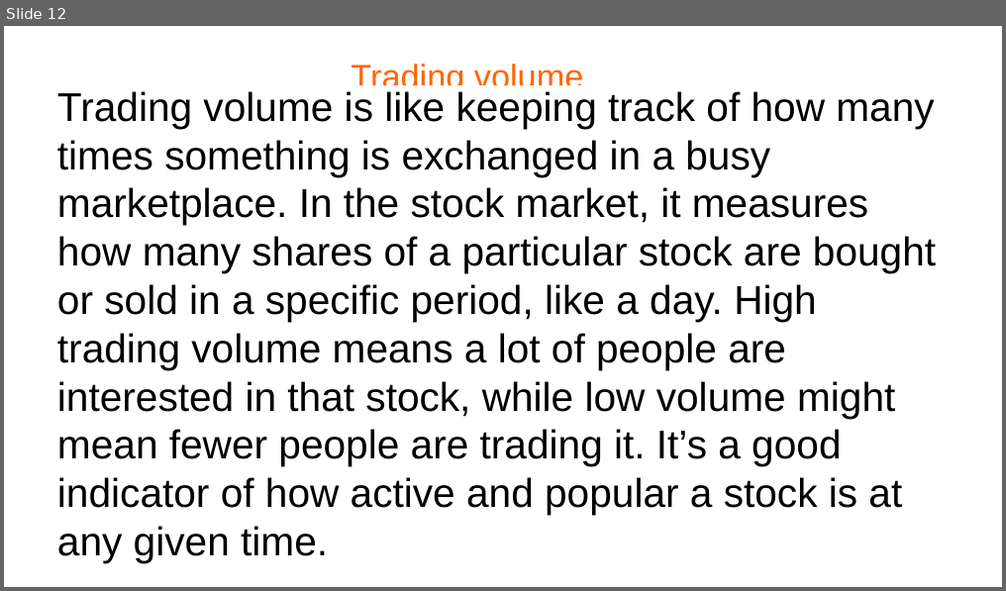
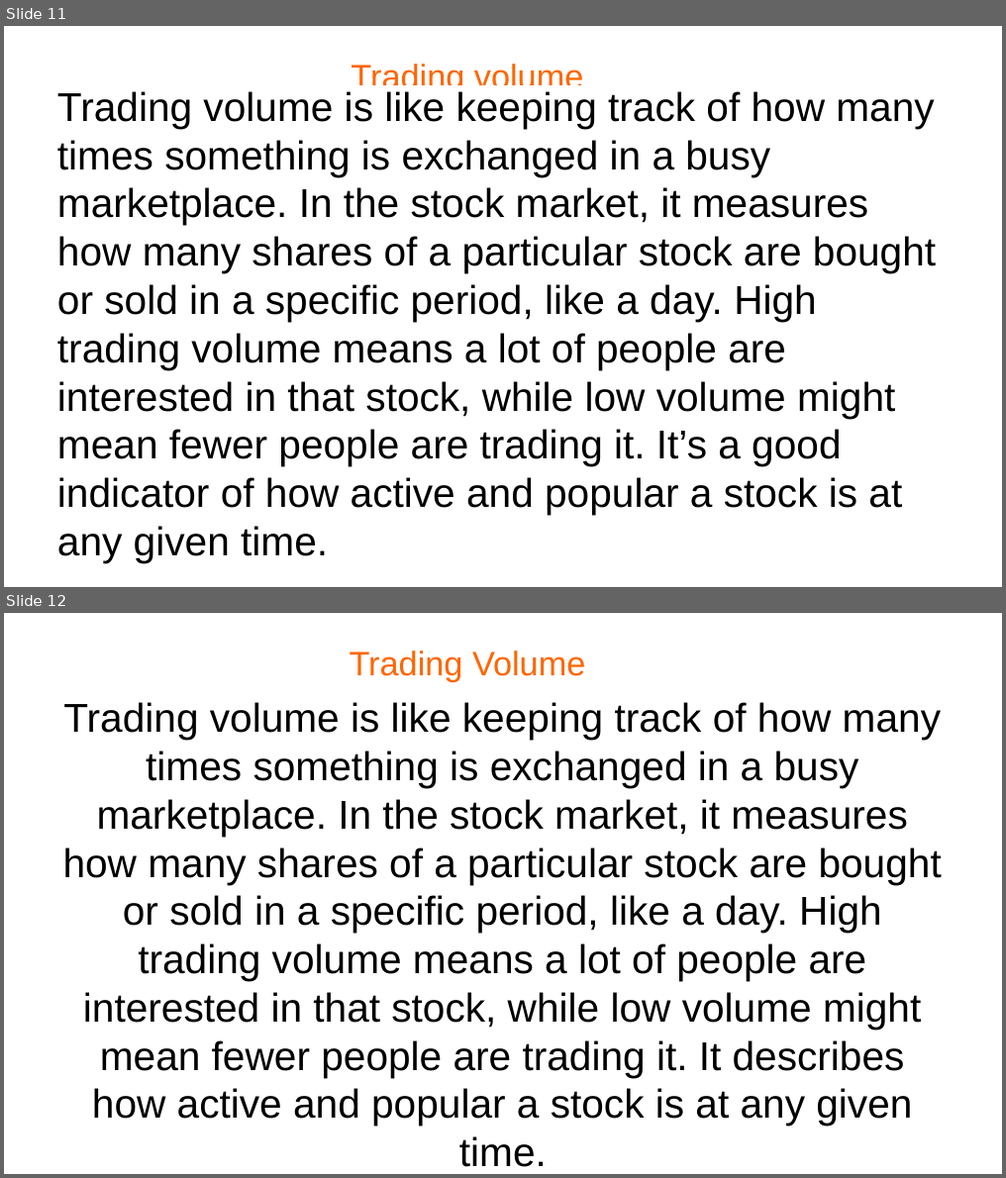
Before and after one commit to nmacgreg/Investing101, a slide deck: docs/Vocab/Definitions2.odp. Shown one above the other, each under a label of ours: slide 12 before the commit, slides 11 and 12 after it. The pictures are 1006x591 and 1006x1178 pixels, drawn with LibreOffice and Linux fonts; fonts in the diff are those of the drawing; background and template pictures are left out. Boxes give left, top, right and bottom in pixels: in the first picture for what was removed or moved away, otherwise in the second. Text is boxed around its words. In the diff, an @@ line names an element or a change of style, - is before the commit and + after.

Commit message:
fixed the final slide, on trading volume

```diff
--- a/docs/Vocab/Definitions2.odp
+++ b/docs/Vocab/Definitions2.odp
@@ slide 12 added at (4, 613, 1002, 1174), background #FFFFFF @@
@@ title added at (350, 651, 585, 681), 27 pt, text #FF6600 @@
+Trading Volume
@@ text added at (63, 702, 942, 1167), 32 pt, text #000000 @@
+Trading volume is like keeping track of how many times something is exchanged in a busy marketplace. In the stock market, it measures how many shares of a particular stock are bought or sold in a specific period, like a day. High trading volume means a lot of people are interested in that stock, while low volume might mean fewer people are trading it. It describes how active and popular a stock is at any given time.
@@ what was slide 12 is now slide 11 @@
```
Also in this commit, not shown: 1 slide changed, 1 slide removed.
